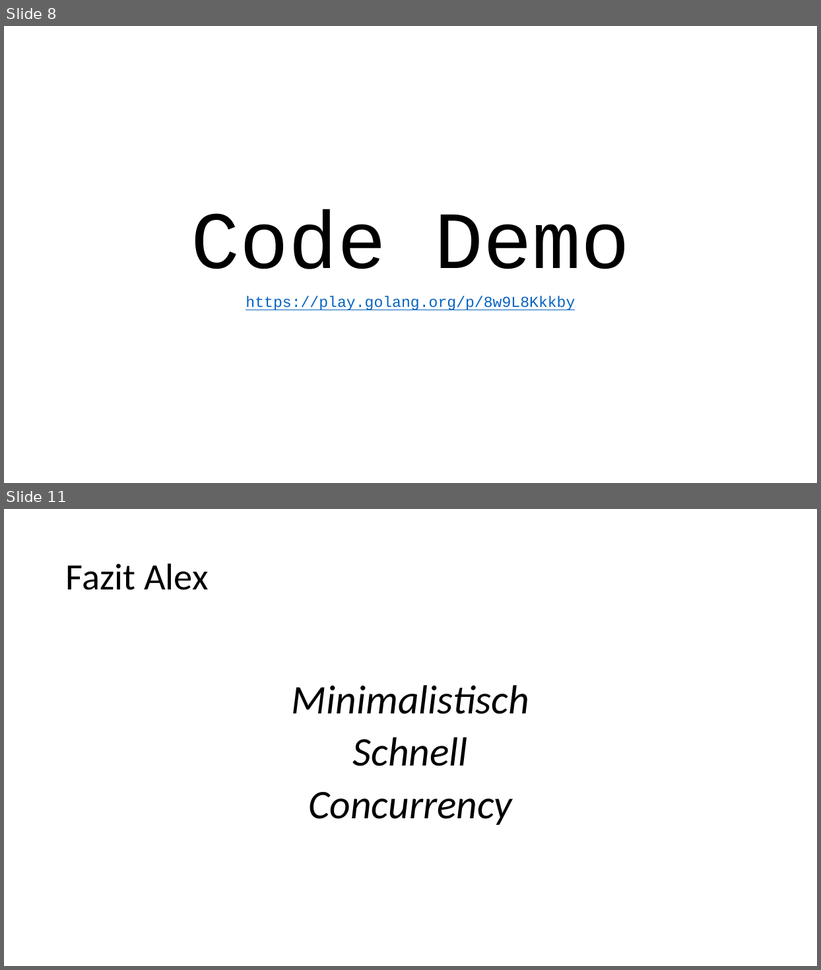
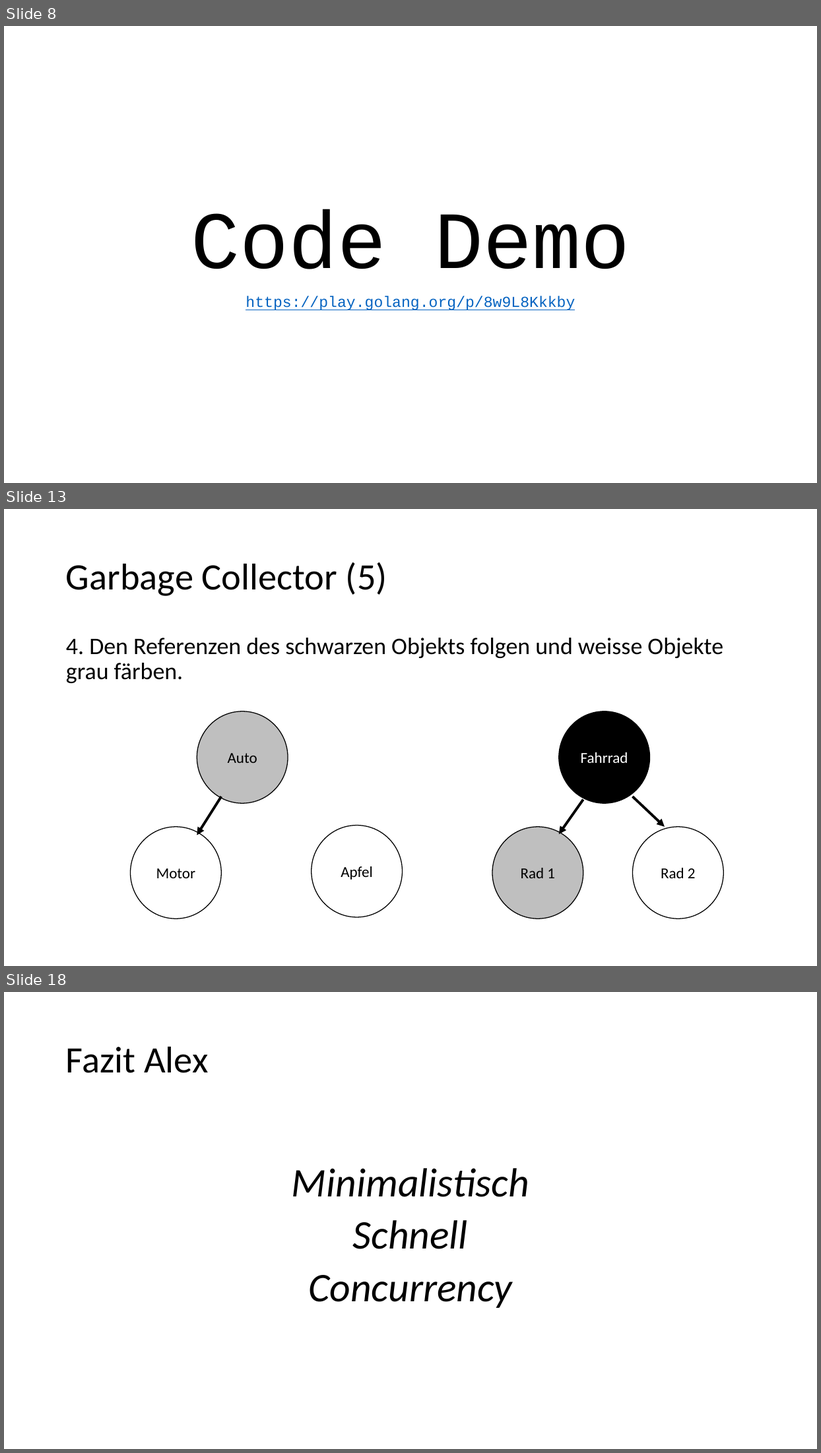
Before and after one commit to alexsuter/golang-experience, a slide deck: presi/presi.pptx. Shown one above the other, each under a label of ours: slides 8 and 11 before the commit, slides 8, 13 and 18 after it; the slides between them are not shown. The pictures are 821x970 and 821x1453 pixels, drawn with LibreOffice and Linux fonts; fonts in the diff are those of the drawing. Boxes give left, top, right and bottom in pixels: in the first picture for what was removed or moved away, otherwise in the second. Text is boxed around its words. In the diff, an @@ line names an element or a change of style, - is before the commit and + after.

```diff
--- a/presi/presi.pptx
+++ b/presi/presi.pptx
@@ slide 13 added at (4,509,817,966), background #FFFFFF @@
@@ title added at (66,562,387,596), 44 pt, text #000000 @@
+Garbage Collector (5)
@@ text added at (66,638,723,683), 28 pt, text #000000 @@
+4. Den Referenzen des schwarzen Objekts folgen und weisse Objekte grau färben.
@@ ellipse added at (197,712,288,803), fill #BFBFBF, outline #000000 1 pt, 18 pt, text #000000 @@
+Auto
@@ ellipse added at (559,712,650,803), fill #000000, outline #000000 1 pt, 18 pt, text #FFFFFF @@
+Fahrrad
@@ arrow added from (221, 797) to (197, 835), #000000 3 pt @@
@@ arrow added from (583, 800) to (559, 835), #000000 3 pt @@
@@ arrow added from (633, 797) to (665, 827), #000000 3 pt @@
@@ ellipse added at (130,827,221,919), fill #FFFFFF, outline #000000 1 pt, 18 pt, text #000000 @@
+Motor
@@ ellipse added at (312,826,403,918), fill #FFFFFF, outline #000000 1 pt, 18 pt, text #000000 @@
+Apfel
@@ ellipse added at (492,827,583,919), fill #BFBFBF, outline #000000 1 pt, 18 pt, text #000000 @@
+Rad 1
@@ ellipse added at (633,827,724,919), fill #FFFFFF, outline #000000 1 pt, 18 pt, text #000000 @@
+Rad 2
@@ what was slide 11 is now slide 18 @@
```
Also in this commit, not shown: 6 slides changed, 6 other slides added.
